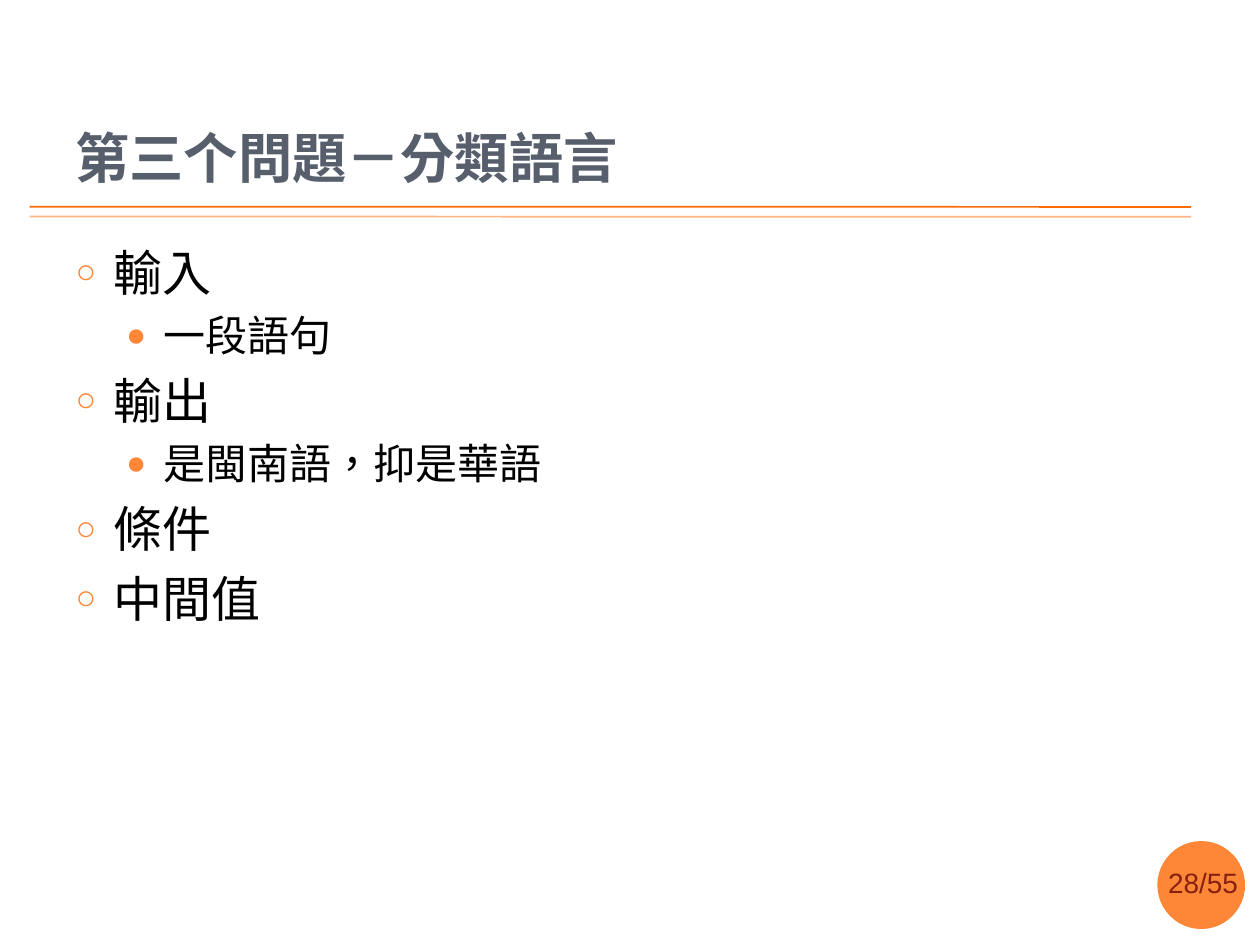
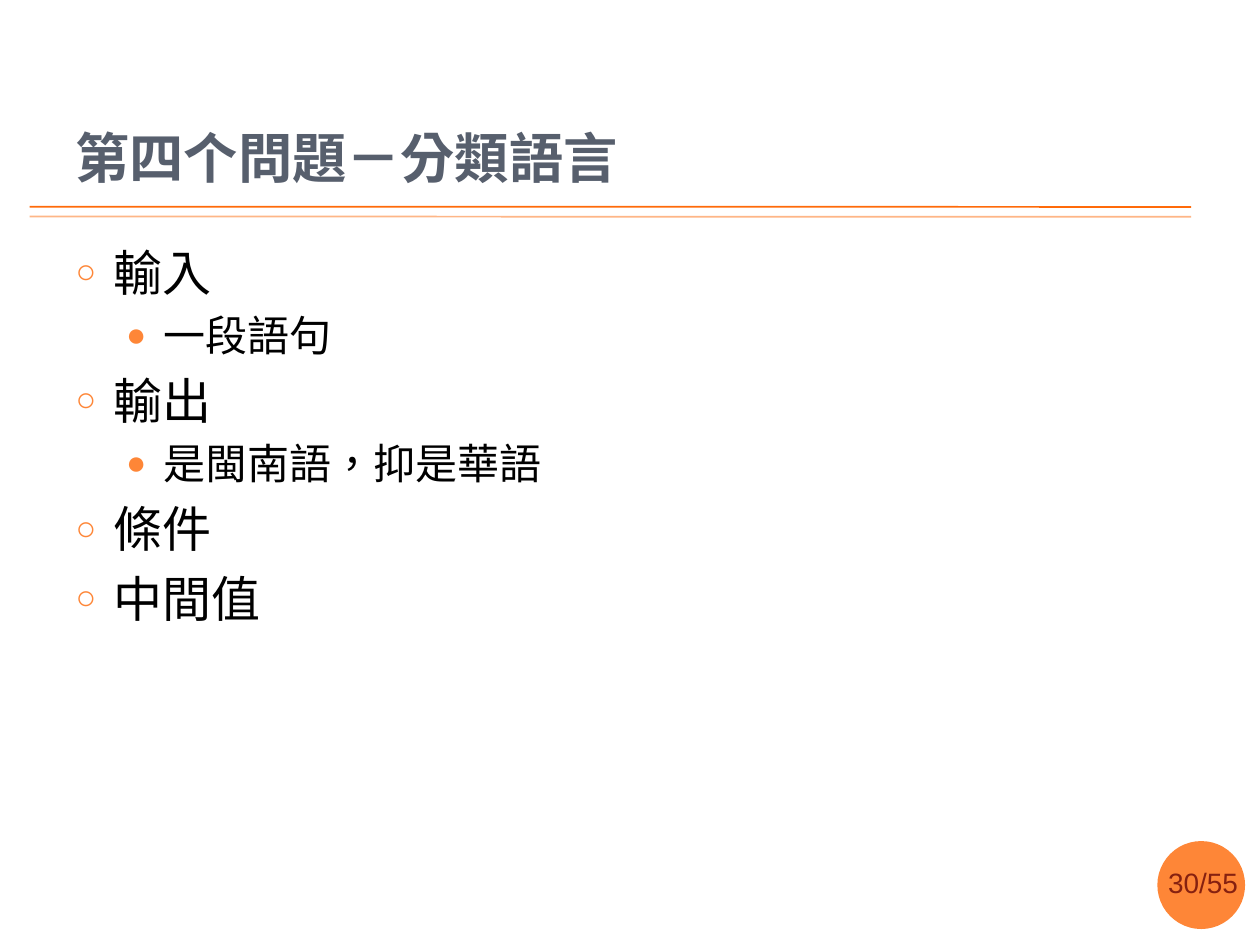
Before and after one commit to sih4sing5hong5/po3-ko3_tau5-iann2-phinn3, a slide deck: slide 30 of 翻譯報告.pptx (slide 28 before the commit). Drawn at 1260x945 pixels with LibreOffice and Linux fonts; fonts in the diff are those of the drawing; background and template pictures are left out. Boxes give left, top, right and bottom in pixels: in the first picture for what was removed or moved away, otherwise in the second. Text is boxed around its words. In the diff, an @@ line names an element or a change of style, - is before the commit and + after.

```diff
--- a/翻譯報告.pptx
+++ b/翻譯報告.pptx
@@ title at (75,131,617,183): text changed @@
-第三个問題－分類語言
+第四个問題－分類語言
@@ page number at (1168,873,1238,893): text changed @@
-28/55
+30/55
```
Also in this commit, not shown: 9 other slides changed, 3 slides added.
